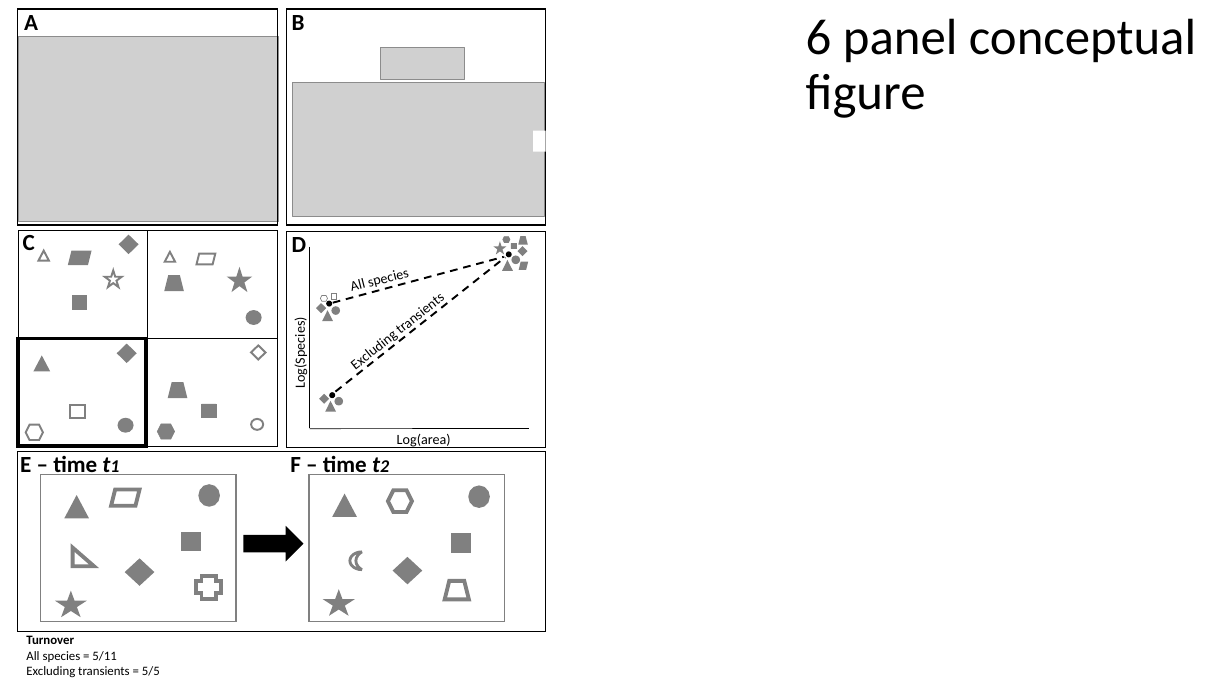
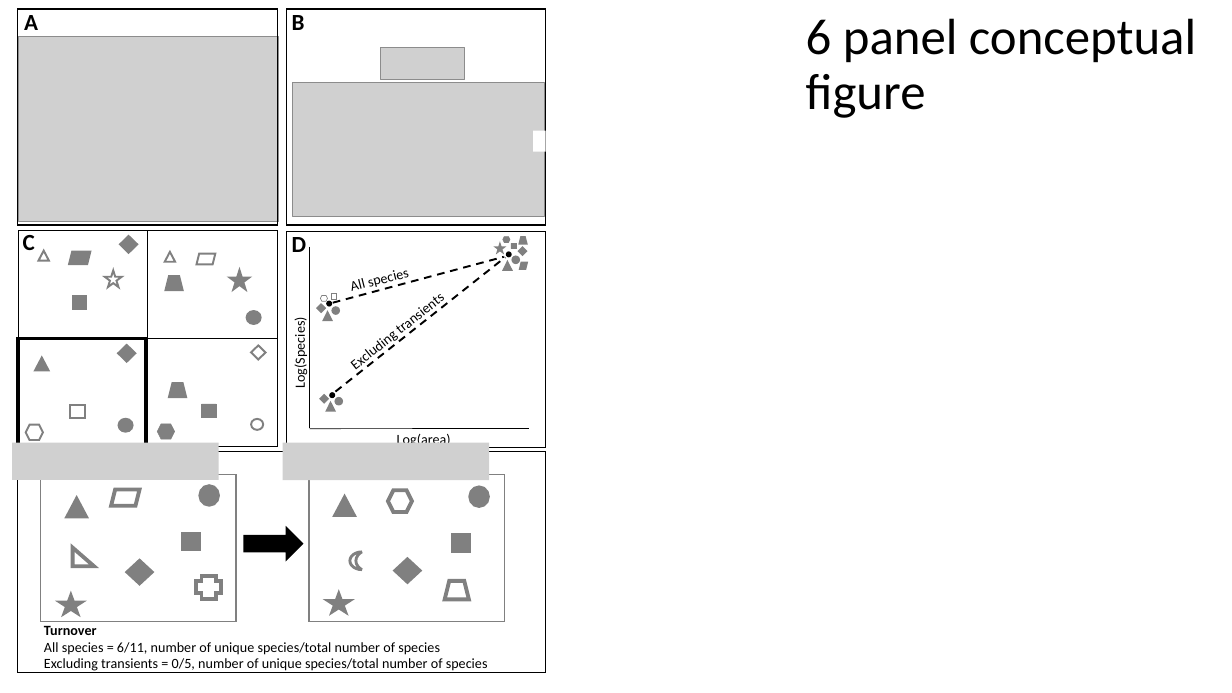
Before and after one commit to hurlbertlab/core-transient, a slide deck: slide 2 of output/plots/all_figs_with_legends.pptx. Drawn at 1232x693 pixels with LibreOffice and Linux fonts; fonts in the diff are those of the drawing; grey boxes stand for pictures. Boxes give left, top, right and bottom in pixels: in the first picture for what was removed or moved away, otherwise in the second. Text is boxed around its words. In the diff, an @@ line names an element or a change of style, - is before the commit and + after.

Commit message:
used inv of jaccard for fig 1

```diff
--- a/output/plots/all_figs_with_legends.pptx
+++ b/output/plots/all_figs_with_legends.pptx
@@ picture added at [12,443,219,480] @@
@@ picture added at [283,443,490,480] @@
@@ rectangle: place and size @@
-rectangle at [18,452,546,631]
+rectangle at [18,452,546,673]
@@ text removed at [20,456,97,475] @@
-E – time t1
@@ text removed at [290,455,367,475] @@
-F – time t2
@@ text "Turnover": place and size @@
-text "Turnover" at [26,635,160,677]
+text "Turnover" at [44,626,488,673]
@@ text at [44,626,97,635]: size 10 to 11 pt in "Turnover" @@
@@ text at [44,642,488,673]: text changed; size 10 to 11 pt @@
-All species = 5/11
-Excluding transients = 5/5
+All species = 6/11, number of unique species/total number of species
+Excluding transients = 0/5, number of unique species/total number of species
```
